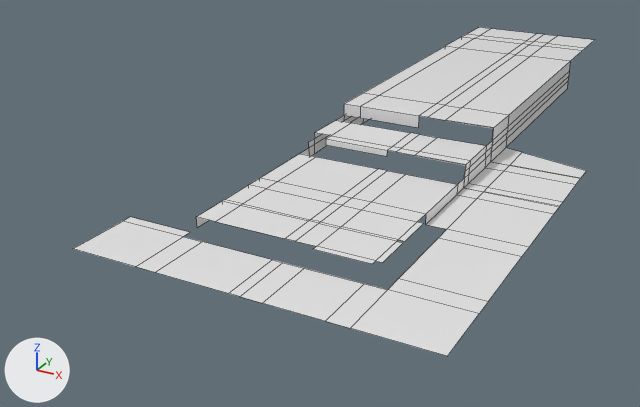
Two versions of the FBX model PracaRooseveltMod/Assets/Models/PracaRoosevelt/PracaRoosevelt.fbx, one commit apart.
Rendered twice from a 50 mm camera at (45.3, -73.6, 49.9) aimed at (-19.3, 43.8, -8.7). Every picture has the same lights, and +X, +Y and +Z are marked at lower left. Mesh edges are drawn as thin lines. Where no turn or scale is listed for an object, it has been applied to the vertices.

Objects in the first picture: 'MainStructure'.
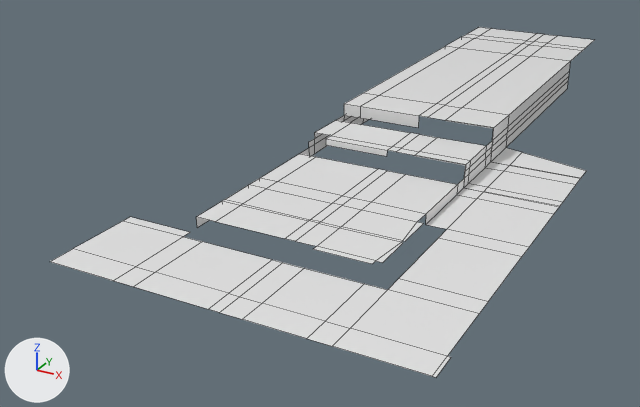
Changed parts and their boxes (x1, y1, x2, y2) in the pictures (640 x 407 px; the box of a moved part takes in the faces that stretch with it):
'MainStructure', reshaped (6% taller): before (74, 27, 594, 356); after (50, 27, 594, 377)
part 1 of me_mainstructure, added: after (50, 249, 451, 377)
part 2 of me_mainstructure, moved or reshaped: (317, 210, 424, 263) in both

The edits, one by one:
me_mainstructure has 206 vertices, 147 faces and spans x -30.0..20.0, y -1.0..120.0, z 0.0..5.6.
me_mainstructure is used by ob_mainstructure; location (0.0, 0.0, 0.0).
Verts and faces of me_mainstructure; kept vertices keep their numbers, new ones are numbered from 206.
Before the commit, vertices of me_mainstructure: 0 (-20.0, -1.0, 0.0) at pixel (135, 266), 1 (20.0, -1.0, 0.0) at pixel (447, 356), 4 (6.0, -1.0, 0.0) at pixel (325, 321), 24 (-30.0, -1.0, 0.0) at pixel (72, 248), 26 (-5.0, -1.0, 0.0) at pixel (239, 296).
Before the commit, vertices of me_mainstructure: 27 (-17.0, -1.0, 0.0) at pixel (155, 272), 32 (-6.5, -1.0, 0.0) at pixel (228, 293), 51 (-2.0, -1.0, 0.0) at pixel (262, 303), 56 (9.0, -1.0, 0.0) at pixel (350, 328).
Before the commit, vertices of me_mainstructure: 65 (6.0, 18.0, 1.6) at pixel (398, 239), 72 (6.0, 17.5, 1.6) at pixel (396, 241).
Part 1, on me_mainstructure:
New vertices 206 to 214 stand at vertices 0, 1, 4, 24, 26, 27, 32, 51, 56, in that order, plus (0.0, -4.0, 0.0).
New vertex 215 is at (20.4, -5.0, 0.0), pixel (436, 377).
New vertex 216 is at (20.4, -1.0, 0.0), pixel (451, 357).
New faces: (4, 208, 214, 56), (26, 210, 213, 51), (27, 211, 212, 32), (1, 56, 214, 207), (4, 51, 213, 208), (0, 24, 209, 206) (mat_concrete (white #e7e7e7)).
New faces: (26, 32, 212, 210), (0, 206, 211, 27), (1, 207, 215, 216) (mat_concrete (white #e7e7e7)).
Part 2, on me_mainstructure:
Vertex 65 moves to (6.6, 18.0, 1.6), pixel (402, 240).
Vertex 72 moves to (6.6, 17.5, 1.6), pixel (401, 242).
